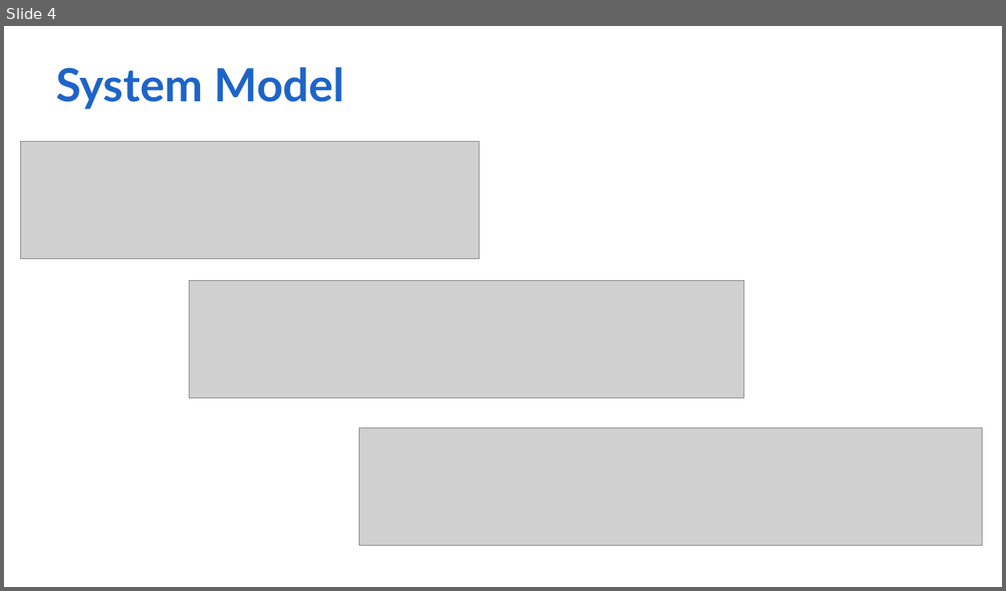
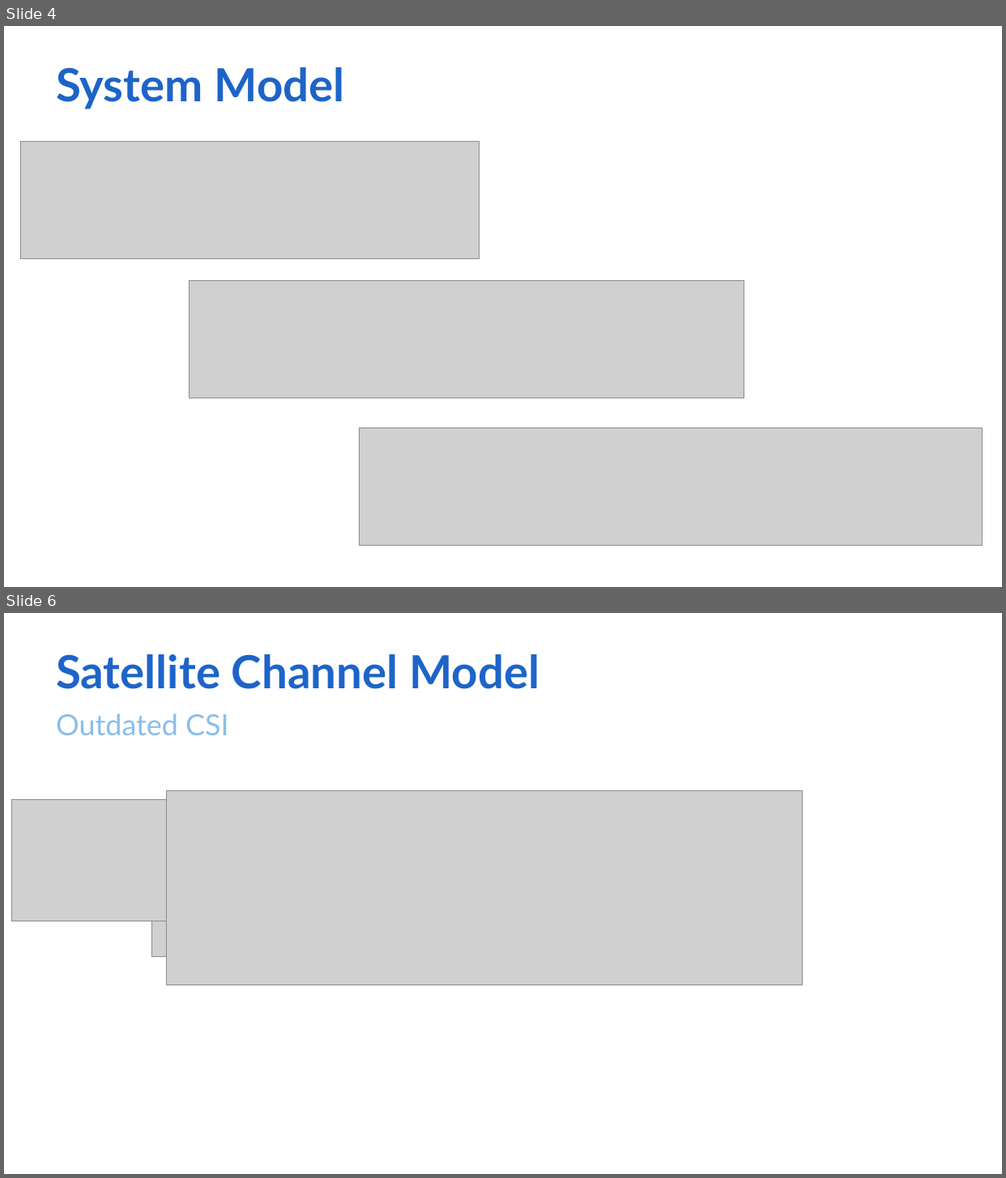
Before and after one commit to wannesbaes/satellite-precoding-techniques, a slide deck: mu-mimo/report/presentations/mu-mimo_satellite.pptx. Shown one above the other, each under a label of ours: slide 4 before the commit, slides 4 and 6 after it; the slides between them are not shown. The pictures are 1006x591 and 1006x1178 pixels, drawn with LibreOffice and Linux fonts; fonts in the diff are those of the drawing; grey boxes stand for pictures; background and template pictures are left out. Boxes give left, top, right and bottom in pixels: in the first picture for what was removed or moved away, otherwise in the second. Text is boxed around its words. In the diff, an @@ line names an element or a change of style, - is before the commit and + after.

Commit message:
update clarks fading model

```diff
--- a/mu-mimo/report/presentations/mu-mimo_satellite.pptx
+++ b/mu-mimo/report/presentations/mu-mimo_satellite.pptx
@@ slide 6 added at box(4, 613, 1002, 1174), background #FFFFFF @@
@@ title added at box(56, 654, 539, 689), 44 pt, text #1E64C8, bold @@
+Satellite Channel Model
@@ text added at box(56, 713, 229, 735), 28 pt, text #8BBEE8 @@
+Outdated CSI
@@ picture added at box(11, 799, 648, 922) @@
@@ picture added at box(167, 791, 803, 986) @@
@@ picture added at box(151, 815, 788, 957) @@
@@ picture added at box(167, 807, 803, 969) @@
```
Also in this commit, not shown: 3 slides changed, 3 other slides added, 10 other files.
